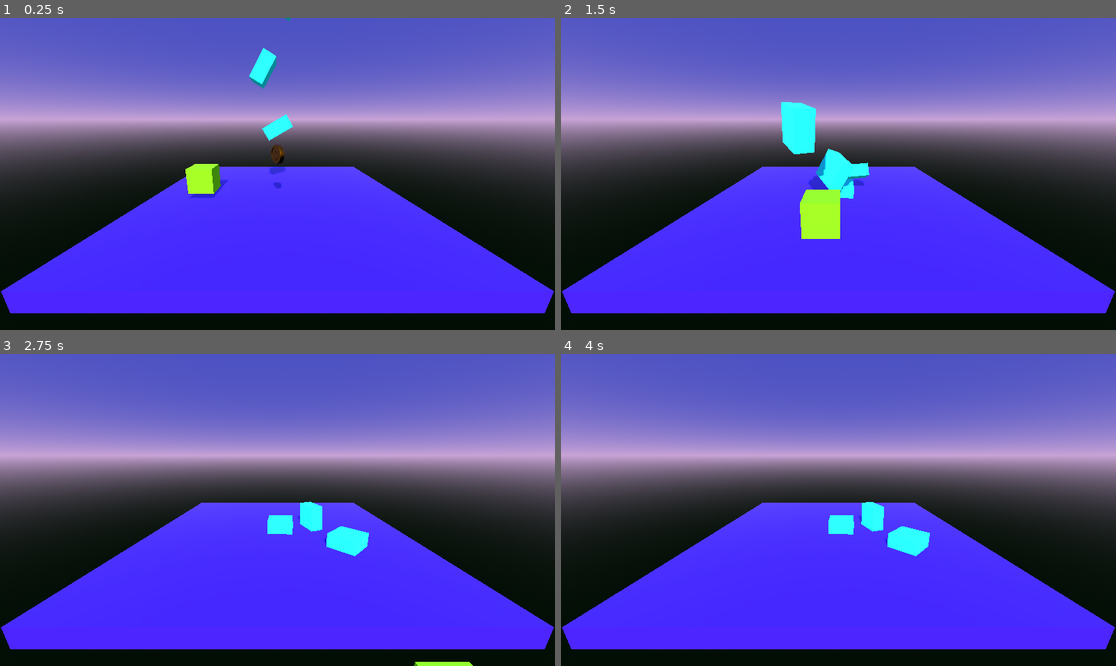
Above: before the commit, frames 1-4 (two rows, left to right).
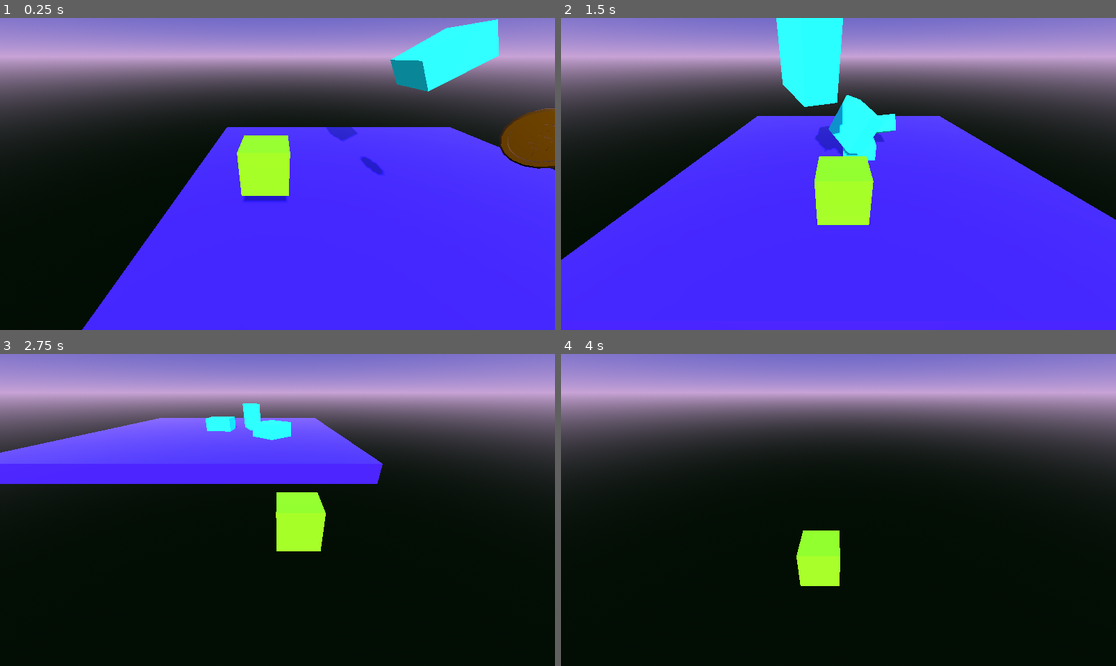
Above: after the commit, the same moments.

Repository: rafal-mi/3d-platformer-2025
Game: Godot game, scene res://level_1.tscn
The game is run twice, just before and just after one commit, with the same random seed, the same clock (stepped at 60 frames per second) and the same inputs. The project has no main scene, so this scene is started directly.
Inputs:
- Up to frame 1 (0.25 s): no input
- Up to frame 2 (1.5 s): tap Enter (ui_accept) at 0.5, 0.77 s; hold Right (ui_right) 0.53-1.28 s; hold Down (ui_down) from 1.28 s (still down)
- Up to frame 3 (2.75 s): tap Enter (ui_accept) at 1.52 s; release Down (ui_down) at 2.03 s; hold Right (ui_right) from 2.03 s (still down)
- Up to frame 4 (4 s): release Right (ui_right) at 2.78 s; hold Up (ui_up) 2.78-3.53 s; tap Enter (ui_accept) at 3.02, 3.77 s; hold Left (ui_left) from 3.53 s (still down)

The runs differ from the first frame. In frame 1, 67% of the frame differs, in the area x 0-100%, y 0-100%; in frame 2, 67%; in frame 3, 83%; in frame 4, 83%.

Commit message:
#9: Smooth Camera Following

Diff:
--- a/level_1.tscn
+++ b/level_1.tscn
@@ -17,9 +17,6 @@
 size = Vector3(10, 0.5, 10)
 
 [node name="Level1" type="Node3D"]
-
-[node name="Camera3D" type="Camera3D" parent="."]
-transform = Transform3D(1, 0, 0, 0, 0.965926, 0.258819, 0, -0.258819, 0.965926, 0, 3, 8)
 
 [node name="Floor" type="StaticBody3D" parent="."]
 transform = Transform3D(1, 0, 0, 0, 1, 0, 0, 0, 1, 0, -0.25, 0)
--- a/steve.gd
+++ b/steve.gd
@@ -29,3 +29,5 @@
 		velocity.z = move_toward(velocity.z, 0, SPEED)
 
 	move_and_slide()
+	# Make Camera Controller match the position of myself
+	$Camera_Controller.position = lerp($Camera_Controller.position, position, 0.15)
--- a/steve.tscn
+++ b/steve.tscn
@@ -18,3 +18,12 @@
 
 [node name="CollisionShape3D" type="CollisionShape3D" parent="."]
 shape = SubResource("BoxShape3D_2necv")
+
+[node name="Camera_Controller" type="Node3D" parent="."]
+top_level = true
+
+[node name="Camera_Target" type="Node3D" parent="Camera_Controller"]
+transform = Transform3D(1, 0, 0, 0, 0.866025, 0.5, 0, -0.5, 0.866025, 0, 2, 4)
+
+[node name="Camera3D" type="Camera3D" parent="Camera_Controller/Camera_Target"]
+current = true
